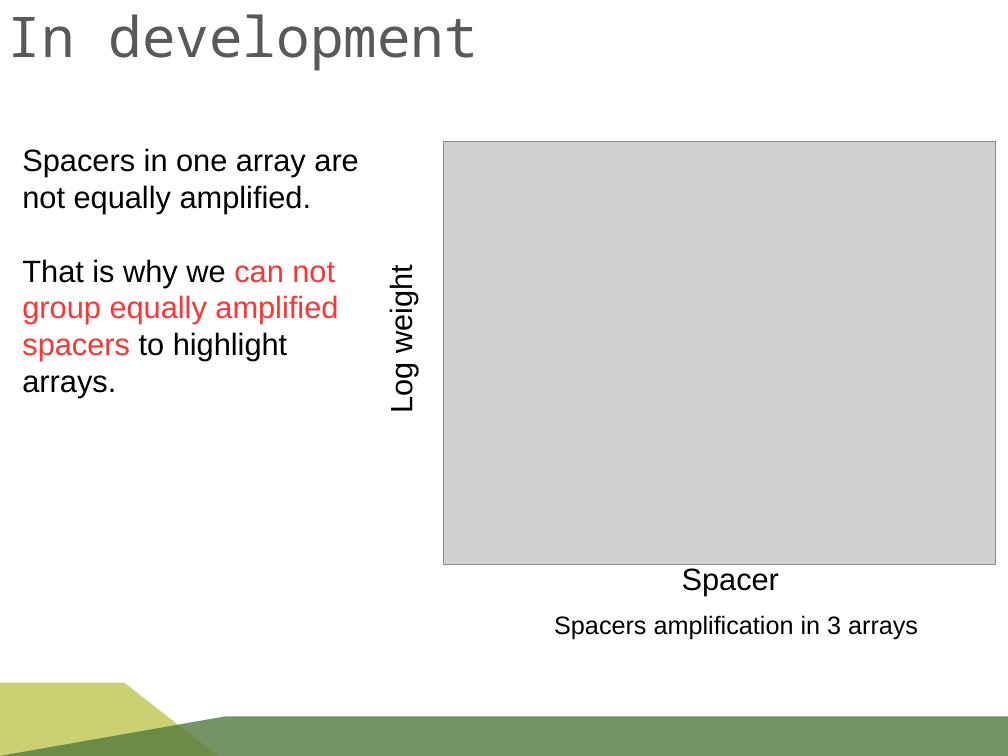
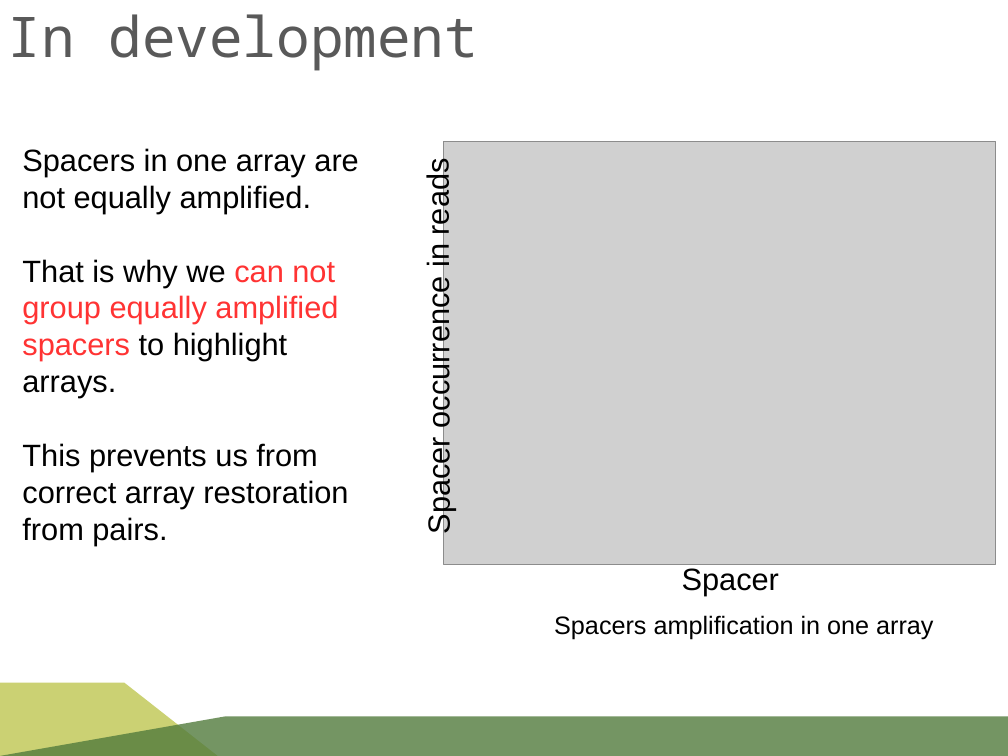
Before and after one commit to rykachevskiy/CRISPR, a slide deck: slide 33 of SK-MIT-CRISPR.odp (slide 31 before the commit). Drawn at 1008x756 pixels with LibreOffice and Linux fonts; fonts in the diff are those of the drawing; grey boxes stand for pictures; background and template pictures are left out. Boxes give left, top, right and bottom in pixels: in the first picture for what was removed or moved away, otherwise in the second. Text is boxed around its words. In the diff, an @@ line names an element or a change of style, - is before the commit and + after.

```diff
--- a/SK-MIT-CRISPR.odp
+++ b/SK-MIT-CRISPR.odp
@@ text added at (x1=421, y1=165, x2=456, y2=531), 22 pt, text #000000 @@
+Spacer occurrence in reads
@@ text removed at (x1=384, y1=275, x2=419, y2=411) @@
-Log weight
@@ text at (x1=22, y1=443, x2=348, y2=546): paragraph added @@
+This prevents us from correct array restoration from pairs.
@@ text at (x1=554, y1=615, x2=933, y2=640): text changed @@
-Spacers amplification in 3 arrays
+Spacers amplification in one array
```
Also in this commit, not shown: 13 other slides changed, 6 slides added, 3 slides removed, 6 other files.
